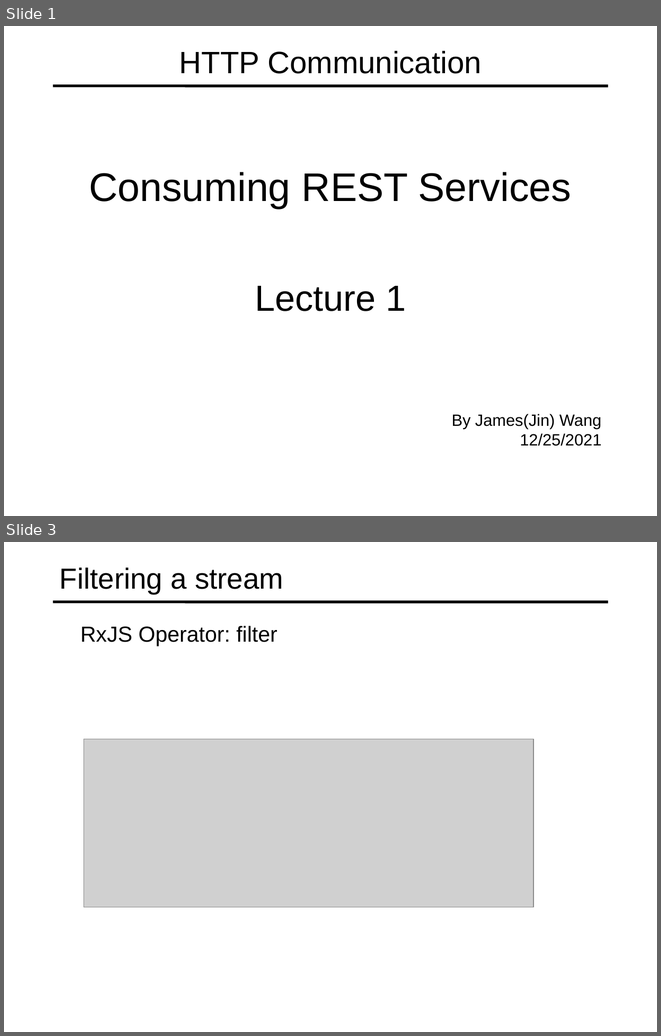
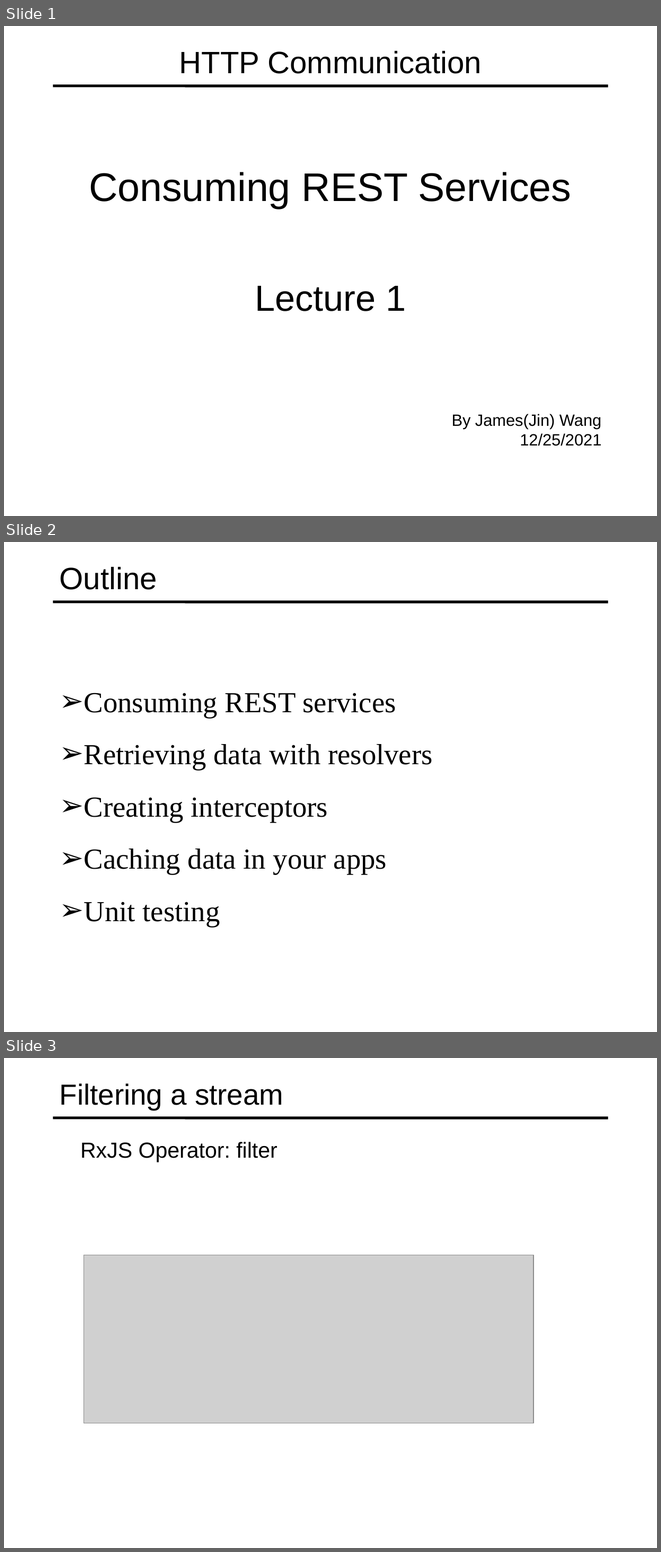
Before and after one commit to specter01wj/Jago_Link_Training, a slide deck: Angular/Angular12/Deep Dive/Angular HTTP Communication/1_Consuming REST Services/L1_Consuming REST Services.ppt. Shown one above the other, each under a label of ours: slides 1 and 3 before the commit, slides 1, 2 and 3 after it; the slides between them are not shown. The pictures are 661x1036 and 661x1552 pixels, drawn with LibreOffice and Linux fonts; fonts in the diff are those of the drawing; grey boxes stand for pictures. Boxes give left, top, right and bottom in pixels: in the first picture for what was removed or moved away, otherwise in the second. Text is boxed around its words. In the diff, an @@ line names an element or a change of style, - is before the commit and + after.

```diff
--- a/Angular/Angular12/Deep Dive/Angular HTTP Communication/1_Consuming REST Services/L1_Consuming REST Services.ppt
+++ b/Angular/Angular12/Deep Dive/Angular HTTP Communication/1_Consuming REST Services/L1_Consuming REST Services.ppt
@@ slide 2 added at [4, 542, 657, 1032], background #FFFFFF; not listed: 1 template element that a slide beside it also shows @@
@@ title added at [60, 567, 157, 590], 34 pt, text #000000 @@
+Outline
@@ text added at [84, 693, 433, 927], 32 pt, text #000000 @@
+➢ Consuming REST services
+➢ Retrieving data with resolvers
+➢ Creating interceptors
+➢ Caching data in your apps
+➢ Unit testing
```
Also in this commit, not shown: 1 slide removed, 2 other files.
